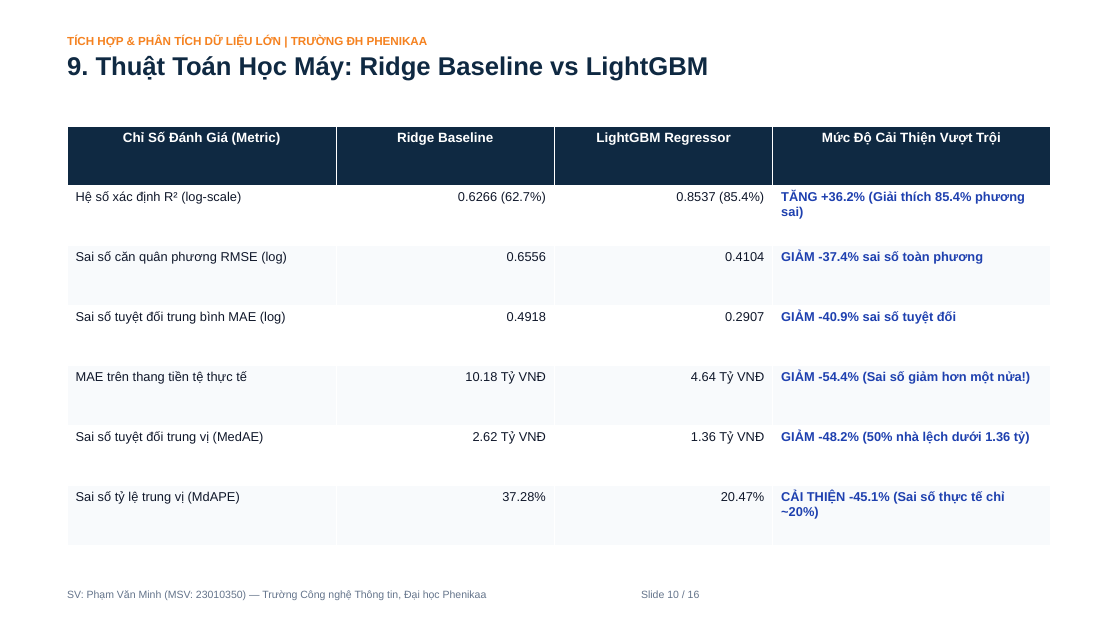
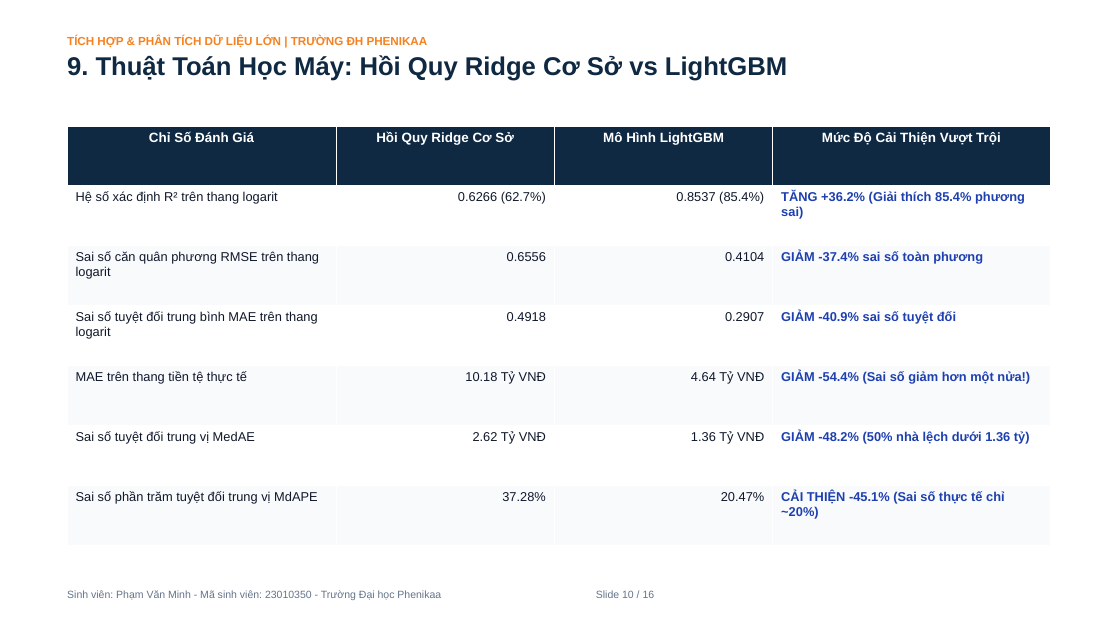
Before and after one commit to PVM-05/House-Prediction, a slide deck: slide 10 of docs/Slide_Bao_Ve_Du_An_House_Prediction.pptx. Drawn at 1120x630 pixels with LibreOffice and Linux fonts; fonts in the diff are those of the drawing. Boxes give left, top, right and bottom in pixels: in the first picture for what was removed or moved away, otherwise in the second. Text is boxed around its words. In the diff, an @@ line names an element or a change of style, - is before the commit and + after.

```diff
--- a/docs/Slide_Bao_Ve_Du_An_House_Prediction.pptx
+++ b/docs/Slide_Bao_Ve_Du_An_House_Prediction.pptx
@@ text at [67,55,787,81]: text changed @@
-9. Thuật Toán Học Máy: Ridge Baseline vs LightGBM
+9. Thuật Toán Học Máy: Hồi Quy Ridge Cơ Sở vs LightGBM
@@ table at [67,126,1050,546] @@
-row 1: Chỉ Số Đánh Giá (Metric) | Ridge Baseline | LightGBM Regressor | Mức Độ Cải Thiện Vượt Trội
+row 1: Chỉ Số Đánh Giá | Hồi Quy Ridge Cơ Sở | Mô Hình LightGBM | Mức Độ Cải Thiện Vượt Trội
-row 2, column 1: Hệ số xác định R² (log-scale)
+row 2, column 1: Hệ số xác định R² trên thang logarit
-row 3, column 1: Sai số căn quân phương RMSE (log)
+row 3, column 1: Sai số căn quân phương RMSE trên thang logarit
-row 4, column 1: Sai số tuyệt đối trung bình MAE (log)
+row 4, column 1: Sai số tuyệt đối trung bình MAE trên thang logarit
-row 6, column 1: Sai số tuyệt đối trung vị (MedAE)
+row 6, column 1: Sai số tuyệt đối trung vị MedAE
-row 7, column 1: Sai số tỷ lệ trung vị (MdAPE)
+row 7, column 1: Sai số phần trăm tuyệt đối trung vị MdAPE
@@ text at [67,590,655,600]: text changed @@
-SV: Phạm Văn Minh (MSV: 23010350) — Trường Công nghệ Thông tin, Đại học Phenikaa Slide 10 / 16
+Sinh viên: Phạm Văn Minh - Mã sinh viên: 23010350 - Trường Đại học Phenikaa Slide 10 / 16
```
Also in this commit, not shown: 15 other slides changed, 19 other files.
